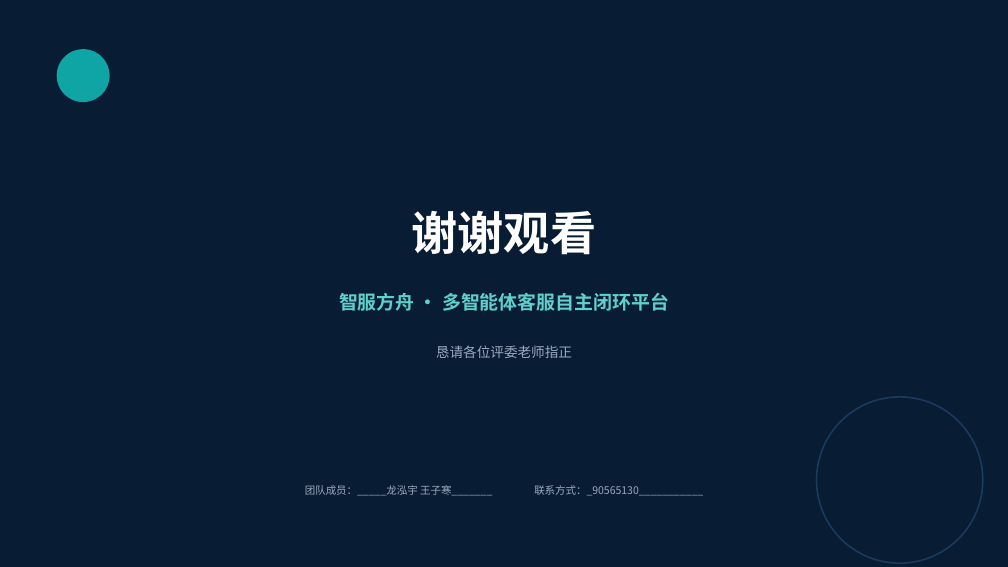
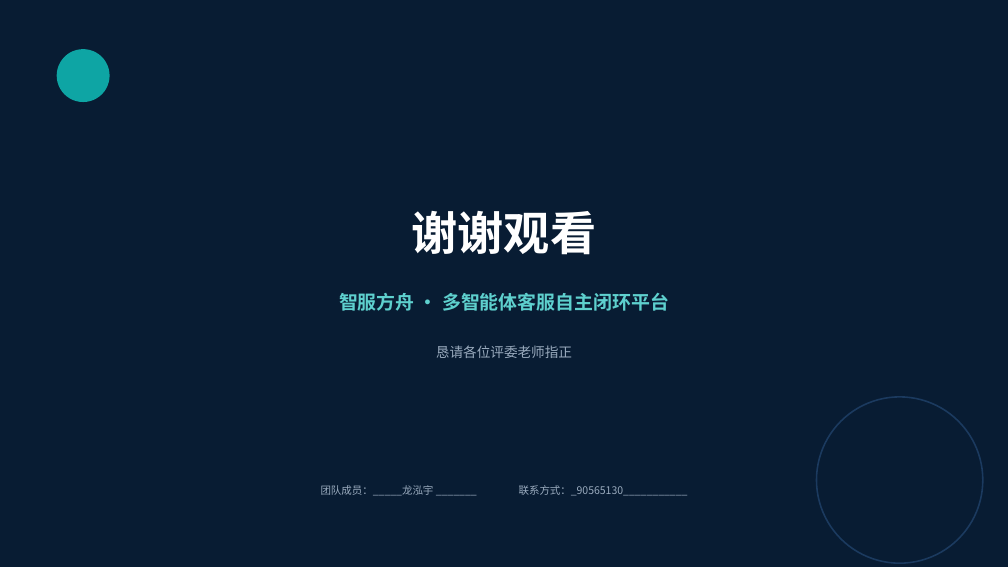
Before and after one commit to scut-chika/Multi-Agent_Customer_Service, a slide deck: slide 19 of 智服方舟-初赛提交材料/智服方舟-初赛方案.pptx. Drawn at 1008x567 pixels with LibreOffice and Linux fonts; fonts in the diff are those of the drawing. Boxes give left, top, right and bottom in pixels: in the first picture for what was removed or moved away, otherwise in the second. Text is boxed around its words. In the diff, an @@ line names an element or a change of style, - is before the commit and + after.

Commit message:
代码包补充精简 README 与自包含配置；更新方案 PPT

```diff
--- a/智服方舟-初赛提交材料/智服方舟-初赛方案.pptx
+++ b/智服方舟-初赛提交材料/智服方舟-初赛方案.pptx
@@ text at (x1=321, y1=485, x2=688, y2=496): text changed @@
-团队成员：_____龙泓宇 王子寒_______ 联系方式：_90565130___________
+团队成员：_____龙泓宇 _______ 联系方式：_90565130___________
```
Also in this commit, not shown: 3 other files.
